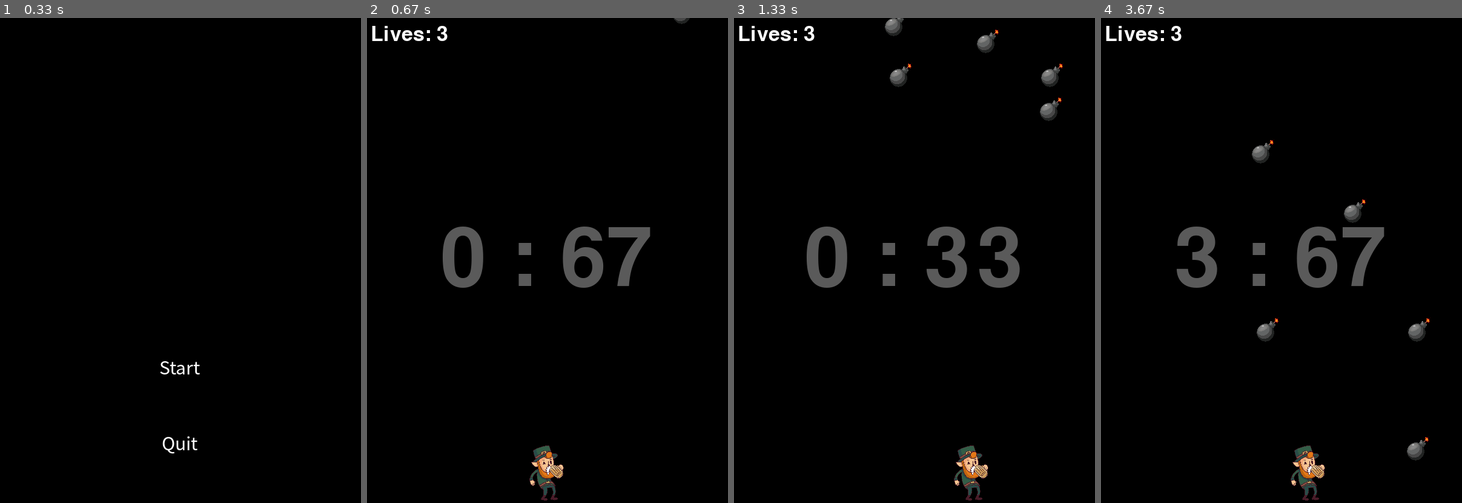
Above: before the commit, frames 1-4 (left to right).
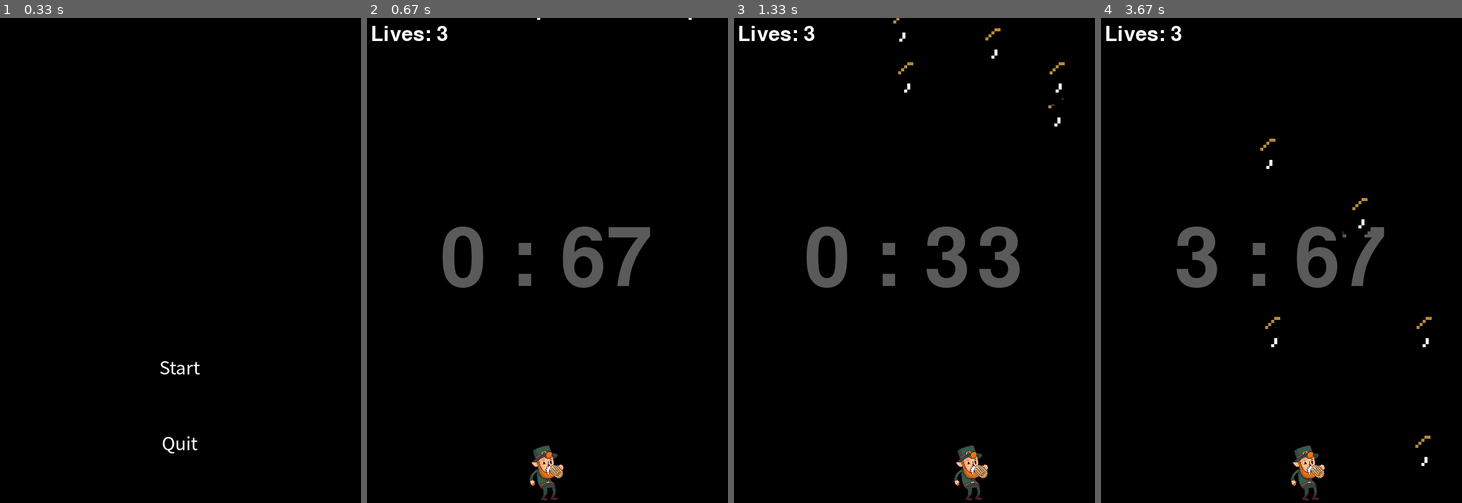
Above: after the commit, the same moments.

Repository: SKHU-OSS-2024-2/pygame-delta-avoiding-bomb
Game: pygame game, started from bomb_game/bomb_game.py
Two runs of this game, one before a commit and one after it. Both use one fixed random seed, a clock stepped at 60 frames per second and the inputs below.
Inputs (mouse positions are in pixels of both pictures, inside the frame that each line leads up to):
- Up to frame 1 (0.33 s): no input
- Up to frame 2 (0.67 s): click "Start" at 0.38 s
- Up to frame 3 (1.33 s): hold Right 0.67-1.13 s; move the mouse to (900, 279) at 0.7 s; hold Right from 1.17 s (still down)
- Up to frame 4 (3.67 s): release Right at 1.63 s; hold Left 1.67-2.2 s; hold Left 2.23-2.63 s; hold Right 2.67-3.3 s; hold Left from 3.33 s (still down)

Frame 1 is identical in both runs. In frame 2, less than 0.1% of the frame differs, in the area x 47-90%, y 0-2%; in frame 3, 0.9%; in frame 4, 1.1%, in the area x 41-92%, y 24-93%.

Commit message:
Design: 새로운 폭탄, 생명 이미지 추가

Diff:
--- a/bomb_game/bomb_game.py
+++ b/bomb_game/bomb_game.py
@@ -66,7 +66,7 @@
     reset()
 
     bomb_image = pygame.image.load('bomb_game/img/bomb.png')  # 폭탄 이미지 파일을 불러옴
-    bomb_image = pygame.transform.scale(bomb_image, (50, 50))  # 폭탄 이미지 크기를 50x50으로 조절
+    bomb_image = pygame.transform.scale(bomb_image, (50, 75))  # 폭탄 이미지 크기를 50x50으로 조절
     bombs = []  # 폭탄 정보를 담을 리스트 초기화
 
     # 초기 폭탄 5개 생성
Binary file changed: bomb_game/img/bomb.png
